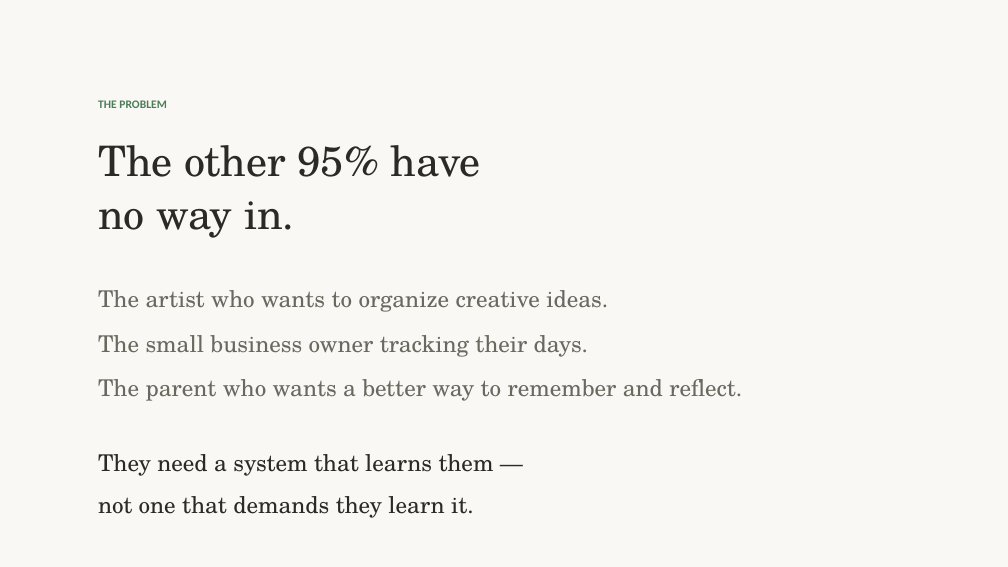
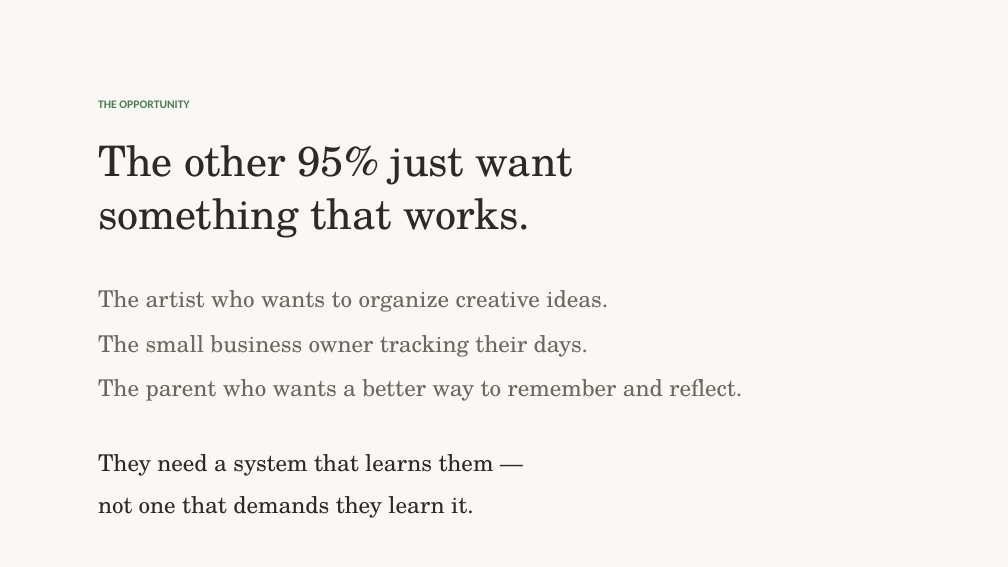
Before and after one commit to OpenParachutePBC/parachute-computer, a slide deck: slide 4 of nvc-pitch-deck.pptx (slide 3 before the commit). Drawn at 1008x567 pixels with LibreOffice and Linux fonts; fonts in the diff are those of the drawing. Boxes give left, top, right and bottom in pixels: in the first picture for what was removed or moved away, otherwise in the second. Text is boxed around its words. In the diff, an @@ line names an element or a change of style, - is before the commit and + after.

```diff
--- a/nvc-pitch-deck.pptx
+++ b/nvc-pitch-deck.pptx
@@ text at [98, 100, 189, 108]: text changed @@
-THE PROBLEM
+THE OPPORTUNITY
@@ text at [98, 145, 573, 238]: text changed @@
-The other 95% have
-no way in.
+The other 95% just want
+something that works.
```
Also in this commit, not shown: 1 slide added, 2 other files.
